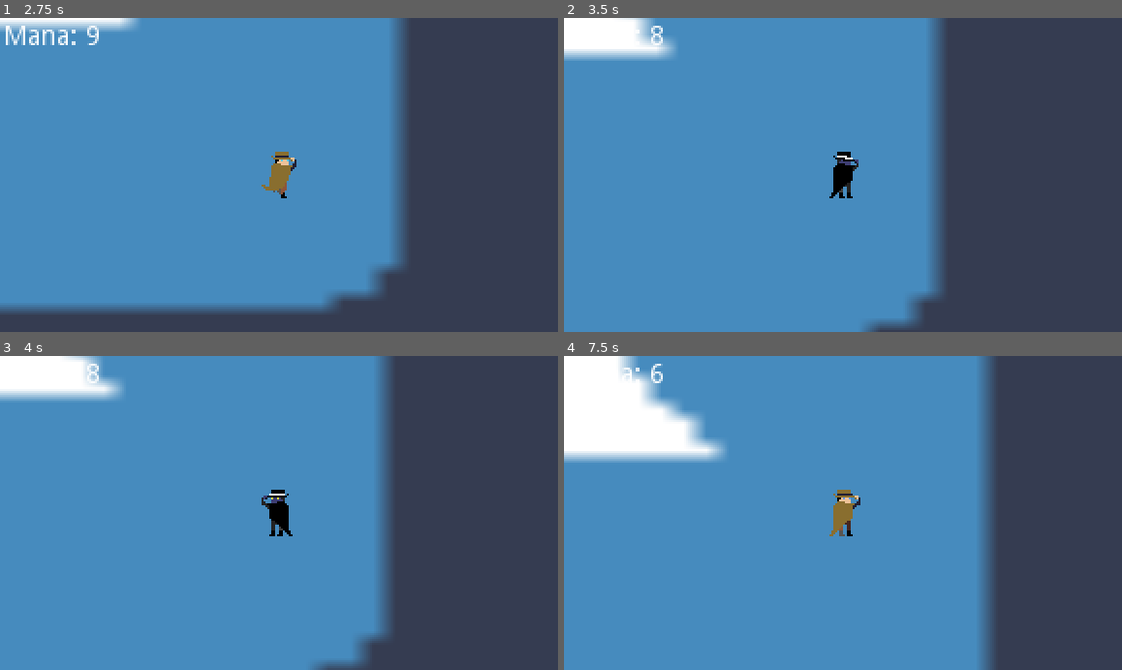
Above: before the commit, frames 1-4 (two rows, left to right).
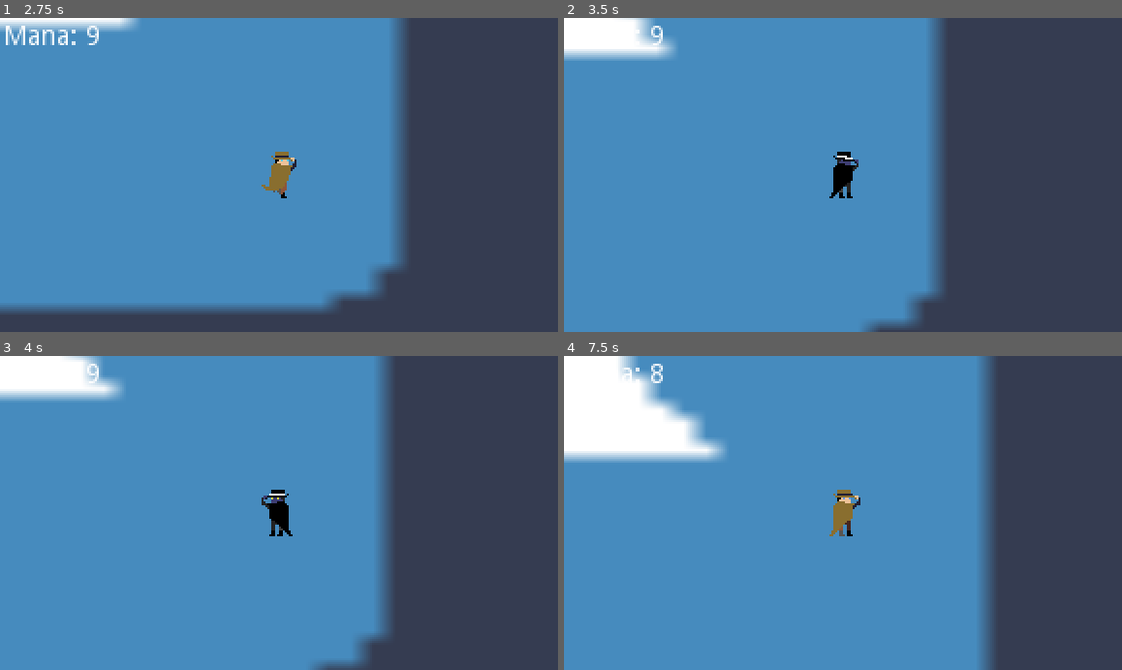
Above: after the commit, the same moments.

Repository: Cabidge/SGD1
Game: Godot game, scene res://assets/Main.tscn
The game is run twice, just before and just after one commit, with the same random seed, the same clock (stepped at 60 frames per second) and the same inputs. The engine's default icon, where the game draws it, is replaced by a stand-in: a white triangle on a blue panel in a dark square.
Inputs (mouse positions are in pixels of both pictures, inside the frame that each line leads up to):
- Up to frame 1 (2.75 s): tap Enter at 0.5 s; move the mouse to (401, 159) at 0.52 s; hold D (move_right) 0.53-1.28 s; hold Right mouse button (stealth) 0.53-1.28 s; move the mouse to (167, 190) at 1.27 s; hold S (move_down) 1.28-2.03 s; click (167, 190) at 1.35 s; right-click (167, 190) at 1.55 s; move the mouse to (334, 105) at 2.02 s; hold D (move_right) from 2.03 s (still down); hold Right mouse button (stealth) from 2.03 s (still down)
- Up to frame 2 (3.5 s): move the mouse to (815, 237) at 2.77 s; release D (move_right) at 2.78 s; release Right mouse button (stealth) at 2.78 s; hold W (move_up) from 2.78 s (still down); right-click (815, 237) at 2.85 s
- Up to frame 3 (4 s): move the mouse to (446, 560) at 3.52 s; release W (move_up) at 3.53 s; press the mouse at (446, 560) at 3.53 s; hold A (move_left) from 3.53 s (still down); right-click (446, 560) at 3.8 s
- Up to frame 4 (7.5 s): move the mouse to (675, 465) at 4.27 s; release the mouse at (675, 465) at 4.28 s; right-click (675, 465) at 4.35 s; move the mouse to (870, 513) at 5.02 s; release A (move_left) at 5.03 s; hold S (move_down) 5.03-5.78 s; hold Right mouse button (stealth) 5.03-5.78 s; move the mouse to (759, 434) at 5.77 s; hold D (move_right) 5.78-6.53 s; click (759, 434) at 5.85 s; right-click (759, 434) at 6.05 s; move the mouse to (965, 497) at 6.52 s; hold W (move_up) 6.53-7.28 s; hold Right mouse button (stealth) 6.53-7.28 s; move the mouse to (731, 528) at 7.27 s; hold D (move_right) from 7.28 s (still down); right-click (731, 528) at 7.35 s

Frame 1 is identical in both runs. In frame 2, less than 0.1% of the frame differs, in the area x 15-18%, y 2-9%; in frame 3, less than 0.1%; in frame 4, less than 0.1%.

Commit message:
Tweaked mana drain.

Diff:
--- a/assets/player/Player.tscn
+++ b/assets/player/Player.tscn
@@ -275,7 +275,6 @@
 script = ExtResource( 8 )
 
 [node name="ManaDecay" type="Timer" parent="StateMachine"]
-wait_time = 1.2
 
 [node name="ManaRegen" type="Timer" parent="StateMachine"]
 wait_time = 5.0
--- a/assets/player/PlayerSM.gd
+++ b/assets/player/PlayerSM.gd
@@ -52,7 +52,7 @@
 			parent.toggle_stealth()
 			wait_for_animation()
 			if parent.stealth:
-				Player.mana -= 1
+				#Player.mana -= 1
 				mana_decay.start()
 				mana_regen.stop()
 			else:
Not shown, changed: export/.gdignore
Not shown, changed: export_presets.cfg
Not shown, changed: export/win/SGD Game Jam.pck
Not shown, changed: export/win/win.7z
